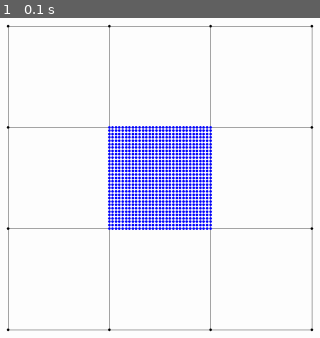
Above: before the commit, frame 1.
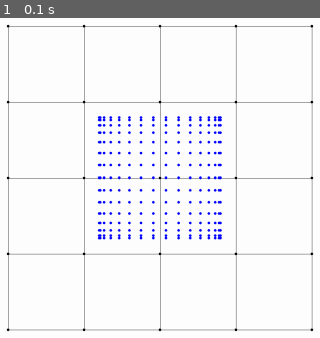
Above: after the commit, the same moment.

Repository: CookieAndJuice/Spline-Surface-in-pygame
Game: pygame game, started from b-spline_surface_pygame.py
Same seed, same stepped clock (60 frames per second), same inputs: the game is played once before the commit and once after it.
Inputs:
- Up to frame 1 (0.1 s): no input

The runs differ from the first frame. In frame 1, 12% of the frame differs, in the area x 1-99%, y 1-99%.

Commit message:
B Spline Surface 코드 구조 개선 및 control point 추가
draw points를 원 모양으로 만들어야 함.

Diff:
--- a/b-spline_surface_pygame.py
+++ b/b-spline_surface_pygame.py
@@ -42,18 +42,25 @@
 def calB_Spline(cps, knts, degree, numJoints=30):
 
     # domain knots 계산
-    start = degree - 1          # domain 시작 지점
-    end = len(knts) - degree    # domain 끝 지점
+    start = degree - 1              # domain 시작 지점
+    end = len(knts) - degree        # domain 끝 지점
+    domainNum = end - start + 1     # domain knots 개수
+    domainKnots = [knts[i] for i in range(start, end + 1)]
 
     # 그릴 점들 간의 간격, 그릴 점들
-    h = (end - start) / numJoints
-    draws = [h * a + knts[start] for a in range(0, numJoints + 1)]        # domain knots를 numJoints등분
-
-    uResult = [[], [], [], []]      # u 방향 b spline 계산 결과
+    # h = (end - start) / numJoints
+    # uDraws = [h * a + knts[start] for a in range(0, numJoints + 1)]        # domain knots를 numJoints등분
+    # vDraws = [h * a + knts[start] for a in range(0, numJoints + 1)]
+
+    # 그릴 점 (u, v) - (start <= u, v <= end)     ## 원 -> 임의의 크기를 정해서 비율을 줄임
+    uDraws = [int(500 + 400 * math.cos(math.radians(theta))) / 1000 * (domainNum - 1) + start for theta in range(0, 372, 12)]
+    vDraws = [int(500 + 400 * math.sin(math.radians(theta))) / 1000 * (domainNum - 1) + start for theta in range(0, 372, 12)]
+
+    uResult = [[] for a in range(0, len(cps))]      # u 방향 b spline 계산 결과
     result = []                     # b spline 계산 최종 결과
 
     # de Boor Algorithm
-    for u in draws:         # u 방향 b spline
+    for u in uDraws:         # u 방향 b spline
         if (u == knts[end]):
             interval = end - 1
         else:
@@ -78,7 +85,7 @@
 
             uResult[height].append(tempCps[height][tempIndex])
 
-    for v in draws:         # v 방향 b spline
+    for v in vDraws:         # v 방향 b spline
         if (v == knts[end]):
             interval = end - 1
         else:
@@ -98,7 +105,7 @@
 
                     temp[i] = (1 - alpha) * tempCps[i - 1][width] + alpha * tempCps[i][width]         # 결과가 인덱스 (interval+1)로 모이도록 임시 저장
 
-                for num in range(0, 4):
+                for num in range(0, len(temp)):
                     tempCps[num][width] = temp[num]        # temp에 임시저장한 계산 결과를 tempCps로 옮김
                 temp = [vec2d(0, 0) for i in range(0, len(uResult))]
 
@@ -133,27 +140,25 @@
 
     ######################################################################################
     # B-Spline 관련 설정값들 설정하는 부분
-
+    # B-Spline 관련 설정값들 설정하는 부분
+    cpsNum = 5
     interval = screenHeight / 5
-    startX = int(screenWidth / 2 - (interval * 3 / 2))
-    startY = int(screenHeight / 2 - (interval * 3 / 2))
+
+    minW = int(screenWidth / 2 - (interval * 3 / 2))
+    maxW = minW + interval * 3
+    minH = int(screenHeight / 2 - (interval * 3 / 2))
+    maxH = minH + interval * 3
+
+    h = interval * 3 / (cpsNum- 1)
 
     # Control Points
-    control_points = [[vec2d(startX,startY), vec2d(startX + interval,startY), vec2d(startX + interval*2,startY), vec2d(startX + interval*3,startY)],
-                        [vec2d(startX,startY + interval), vec2d(startX + interval,startY + interval), vec2d(startX + interval*2,startY + interval), vec2d(startX + interval*3,startY + interval)],
-                        [vec2d(startX,startY + interval*2), vec2d(startX + interval,startY + interval*2), vec2d(startX + interval*2,startY + interval*2), vec2d(startX + interval*3,startY + interval*2)],
-                        [vec2d(startX,startY + interval*3), vec2d(startX + interval,startY + interval*3), vec2d(startX + interval*2,startY + interval*3), vec2d(startX + interval*3,startY + interval*3)]]
-
-    # 그릴 점 (u, v) - (0 <= u, v <= 1)     ## 원 -> 임의의 크기를 정해서 비율을 줄임
-    draw_points = [vec2d(int(500 + 400 * math.cos(math.radians(theta))) / 1000, int(500 + 400 * math.sin(math.radians(theta))) / 1000) for theta in range(0, 372, 12)]
-    # for a in draw_points:
-    #     print("(" + str(a.x) + ", " + str(a.y) + ")")
+    control_points = [[vec2d(minW + n * h, minH + a * h) for n in range(0, cpsNum)] for a in range(0, cpsNum)]
 
     # Degree
     degree = 3
 
     # knots
-    knots = [i for i in range(0, len(control_points) + degree - 1)]
+    knots = [i for i in range(0, cpsNum + degree - 1)]
 
     ######################################################################################
 
@@ -193,8 +198,8 @@
                 pygame.draw.circle(screen, BLACK, (int(p.x), int(p.y)), 4)
             pygame.draw.aalines(screen, BLACK, False, [(x.x, x.y) for x in ps])
 
-        for i in range(0, 4):
-            pygame.draw.aalines(screen, BLACK, False, [(control_points[j][i].x, control_points[j][i].y) for j in range(0, 4)])
+        for i in range(0, cpsNum):
+            pygame.draw.aalines(screen, BLACK, False, [(control_points[j][i].x, control_points[j][i].y) for j in range(0, cpsNum)])
 
         bSplineList = calB_Spline(control_points, knots, degree)
         # pygame.draw.aalines(screen, BLUE, False, bSplineList)
--- a/실험_b-spline Surface.py
+++ b/실험_b-spline Surface.py
@@ -45,18 +45,26 @@
     end = len(knts) - degree        # domain 끝 지점
     domainNum = end - start + 1     # domain knots 개수
     domainKnots = [knts[i] for i in range(start, end + 1)]
+    print(domainKnots)
 
     # 그릴 점들 간의 간격, 그릴 점들
-    h = (end - start) / numJoints
-    draws = [h * a + knts[start] for a in range(0, numJoints + 1)]        # domain knots를 numJoints등분
+    # h = (end - start) / numJoints
+    # uDraws = [h * a + knts[start] for a in range(0, numJoints + 1)]        # domain knots를 numJoints등분
+    # vDraws = [h * a + knts[start] for a in range(0, numJoints + 1)]
+    # print(uDraws)
 
-    print(draws)
+    # 그릴 점 (u, v) - (start <= u, v <= end)     ## 원 -> 임의의 크기를 정해서 비율을 줄임
+    uDraws = [int(500 + 400 * math.cos(math.radians(theta))) / 1000 * (domainNum - 1) + start for theta in range(0, 372, 12)]
+    vDraws = [int(500 + 400 * math.sin(math.radians(theta))) / 1000 * (domainNum - 1) + start for theta in range(0, 372, 12)]
+    print(uDraws)
+    print(vDraws)
 
-    uResult = [[], [], [], []]      # u 방향 b spline 계산 결과
+    uResult = [[] for a in range(0, len(cps))]      # u 방향 b spline 계산 결과
+    print(uResult)
     result = []                     # b spline 계산 최종 결과
 
     # de Boor Algorithm
-    for u in draws:         # u 방향 b spline
+    for u in uDraws:         # u 방향 b spline
         if (u == knts[end]):
             interval = end - 1
         else:
@@ -81,7 +89,7 @@
 
             uResult[height].append(tempCps[height][tempIndex])
 
-    for v in draws:         # v 방향 b spline
+    for v in vDraws:         # v 방향 b spline
         if (v == knts[end]):
             interval = end - 1
         else:
@@ -116,26 +124,28 @@
 screenHeight = 1440
 size = (screenWidth, screenHeight)
 
+# B-Spline 관련 설정값들 설정하는 부분
+cpsNum = 5
 interval = screenHeight / 5
-startX = int(screenWidth / 2 - (interval * 3 / 2))
-startY = int(screenHeight / 2 - (interval * 3 / 2))
+
+minW = int(screenWidth / 2 - (interval * 3 / 2))
+maxW = minW + interval * 3
+minH = int(screenHeight / 2 - (interval * 3 / 2))
+maxH = minH + interval * 3
+
+h = interval * 3 / (cpsNum- 1)
 
 # Control Points
-control_points = [[vec2d(startX,startY), vec2d(startX + interval,startY), vec2d(startX + interval*2,startY), vec2d(startX + interval*3,startY)],
-                    [vec2d(startX,startY + interval), vec2d(startX + interval,startY + interval), vec2d(startX + interval*2,startY + interval), vec2d(startX + interval*3,startY + interval)],
-                    [vec2d(startX,startY + interval*2), vec2d(startX + interval,startY + interval*2), vec2d(startX + interval*2,startY + interval*2), vec2d(startX + interval*3,startY + interval*2)],
-                    [vec2d(startX,startY + interval*3), vec2d(startX + interval,startY + interval*3), vec2d(startX + interval*2,startY + interval*3), vec2d(startX + interval*3,startY + interval*3)]]
-
-# 그릴 점 (u, v) - (0 <= u, v <= 1)     ## 원 -> 임의의 크기를 정해서 비율을 줄임
-draw_points = [vec2d(int(500 + 400 * math.cos(math.radians(theta))) / 1000, int(500 + 400 * math.sin(math.radians(theta))) / 1000) for theta in range(0, 372, 12)]
-# for a in draw_points:
-#     print("(" + str(a.x) + ", " + str(a.y) + ")")
+control_points = [[vec2d(minW + n * h, minH + a * h) for n in range(0, cpsNum)] for a in range(0, cpsNum)]
+for a in control_points:
+    for b in a:
+        print("(" + str(b.x) + ", " + str(b.y) + ")", end = ", ")
 
 # Degree
 degree = 3
 
 # knots
-knots = [i for i in range(0, len(control_points) + degree - 1)]
+knots = [i for i in range(0, cpsNum + degree - 1)]
 print(knots)
 
 # for a in draw_points:
@@ -144,8 +154,3 @@
 bSplineList = calB_Spline(control_points, knots, degree)
 
 print(bSplineList)
-
-# 해야 할 일
-# 1. knot의 중복 기능 구현
-# 2. numpy를 이용한 구현
-# 3. b spline surface 구현
